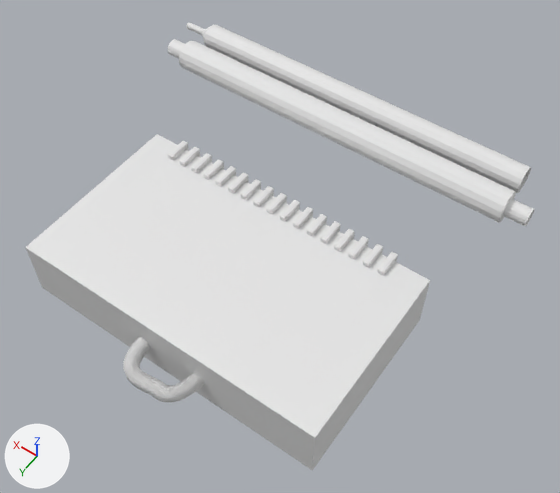
What one commit did to the Blender file Criação de Assets II/Assets.blend.
Before and after are seen from a 50 mm camera at (-2.32, 2.88, 5.36) aimed at (-0.14, -0.18, 0.56). The lights are fixed; the arrows at lower left show +X, +Y and +Z. The older version comes first.
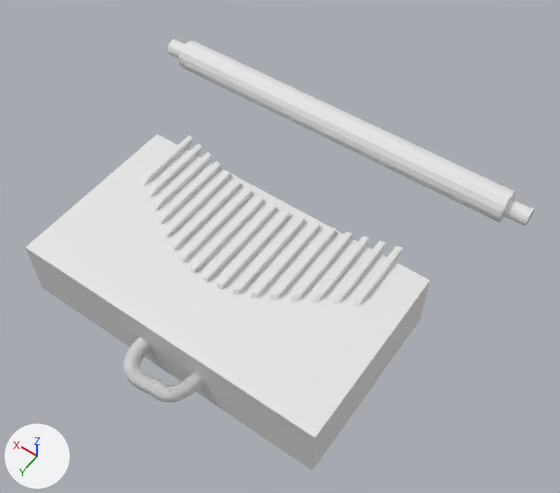
ob_lattice is not drawn itself; it is used by a modifier of ob_cube.

Location of each change, (x1, y1, x2, y2) in pixels of the pictures (560 x 493 px):
'Cube', modifiers changed, reshaped (13% wider, 28% taller): before (167, 141, 398, 275); after (141, 135, 403, 307)
'Plane.001', deleted: before (186, 22, 531, 193)

Diff of the bpy script that builds the scene:
```diff
--- a/Criação de Assets II/Assets.blend.py
+++ b/Criação de Assets II/Assets.blend.py
@@ lat_lattice_001 @@
+lat_lattice_001 = bpy.data.lattices.new('Lattice.001')
+lat_lattice_001.points_u = 4
+lat_lattice_001.points_v = 4
+lat_lattice_001.points_w = 4
+lat_lattice_001.points.foreach_set('co_deform', [-0.5, -0.541, -0.5, -0.167, -0.541, -0.5, 0.167, -0.541, -0.5, 0.5, -0.541, -0.5, -0.5, 1.409, -0.5, -0.167, 1.409, -0.5, 0.167, 1.409, -0.5, 0.5, 1.409, -0.5, -0.5, 2.2, -0.5, -0.167, 2.2, -0.5, 0.167, 2.2, -0.5, 0.5, 2.2, -0.5, -0.5, 2.533, -0.5, -0.167, 2.533, -0.5, 0.167, 2.533, -0.5, 0.5, 2.533, -0.5, -0.5, -0.541, -0.167, -0.167, -0.541, -0.167, 0.167, -0.541, -0.167, 0.5, -0.541, -0.167, -0.5, 1.409, -0.167, -0.167, 1.409, -0.167, 0.167, 1.409, -0.167, 0.5, 1.409, -0.167, -0.5, 2.2, -0.167, -0.167, 2.2, -0.167, 0.167, 2.2, -0.167, 0.5, 2.2, -0.167, -0.5, 2.533, -0.167, -0.167, 2.533, -0.167, 0.167, 2.533, -0.167, 0.5, 2.533, -0.167, -0.5, -0.541, 0.167, -0.167, -0.541, 0.167, 0.167, -0.541, 0.167, 0.5, -0.541, 0.167, -0.5, 1.409, 0.167, -0.167, 1.409, 0.167, 0.167, 1.409, 0.167, 0.5, 1.409, 0.167, -0.5, 2.2, 0.167, -0.167, 2.2, 0.167, 0.167, 2.2, 0.167, 0.5, 2.2, 0.167, -0.5, 2.533, 0.167, -0.167, 2.533, 0.167, 0.167, 2.533, 0.167, 0.5, 2.533, 0.167, -0.5, -0.807, 0.5, -0.167, -0.807, 0.5, 0.167, -0.807, 0.5, 0.5, -0.807, 0.5, -0.5, -0.651, 0.5, -0.167, 1.409, 0.5, 0.167, 1.409, 0.5, 0.5, -0.651, 0.5, -0.5, 2.2, 0.5, -0.167, 2.2, 0.5, 0.167, 2.2, 0.5, 0.5, 2.2, 0.5, -0.5, 2.533, 0.5, -0.167, 2.533, 0.5, 0.167, 2.533, 0.5, 0.5, 2.533, 0.5])
@@ ob_cube @@
 _m = ob_cube.modifiers.new('Bevel', 'BEVEL')
 _m.limit_method = 'NONE'
+_m = ob_cube.modifiers.new('Lattice', 'LATTICE')
+_m.object = ob_lattice
@@ ob_plane_001 @@
-ob_plane_001 = bpy.data.objects.new('Plane.001', me_plane_001)
-ob_plane_001.location = (0.0, -1.419, 1.076)
-_m = ob_plane_001.modifiers.new('Screw', 'SCREW')
-_m.axis = 'X'
@@ ob_lattice @@
+ob_lattice = bpy.data.objects.new('Lattice', lat_lattice_001)
+ob_lattice.location = (0.136, 0.281, 0.0)
+ob_lattice.scale = (2.17, 1.75, 1.75)
```
